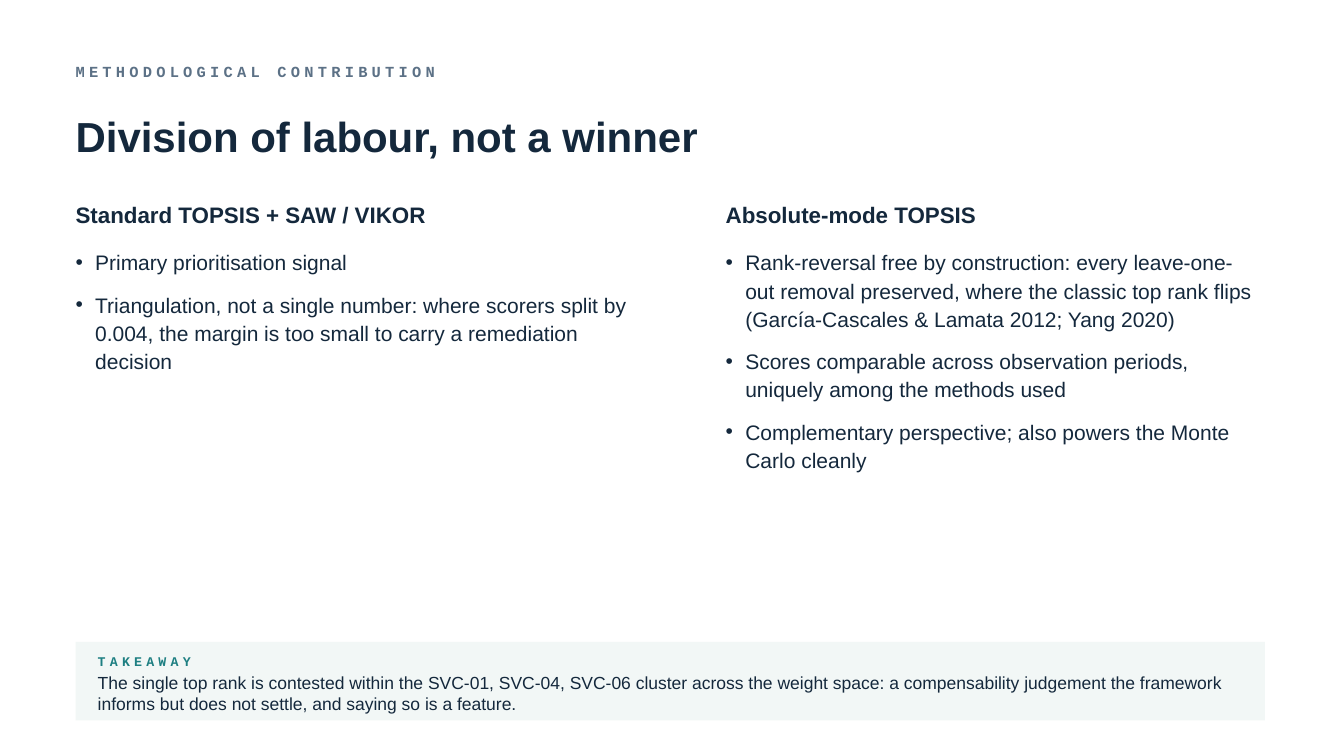
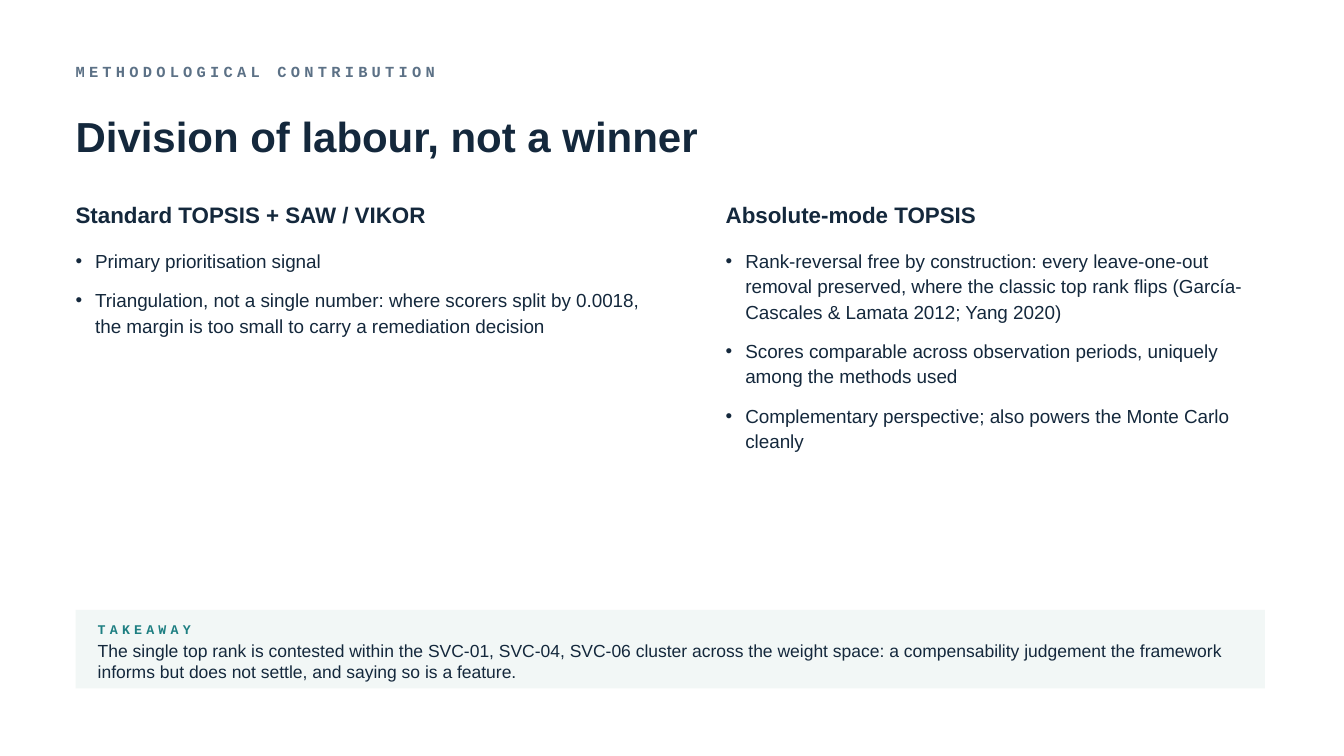
Before and after one commit to TobiZeier/MScProject, a slide deck: slide 12 of presentation/defense.pptx. Drawn at 1344x756 pixels with LibreOffice and Linux fonts; fonts in the diff are those of the drawing. Boxes give left, top, right and bottom in pixels: in the first picture for what was removed or moved away, otherwise in the second. Text is boxed around its words. In the diff, an @@ line names an element or a change of style, - is before the commit and + after.

```diff
--- a/presentation/defense.pptx
+++ b/presentation/defense.pptx
@@ text at (95, 254, 321, 272): size 15 to 13.5 pt in "Primary prioritisation signal" @@
@@ text "Rank-reversal free by construction: every ..." at (745, 254, 1242, 452): size 15 to 13.5 pt @@
@@ text at (95, 293, 639, 337): text changed; size 15 to 13.5 pt @@
-• Triangulation, not a single number: where scorers split by 0.004, the margin is too small to carry a remediation decision
+• Triangulation, not a single number: where scorers split by 0.0018, the margin is too small to carry a remediation decision
@@ rectangle: place and size @@
-rectangle at (76, 642, 1265, 721)
+rectangle at (76, 610, 1265, 689)
@@ text "TAKEAWAY": place and size @@
-text "TAKEAWAY" at (98, 657, 191, 666)
+text "TAKEAWAY" at (98, 625, 191, 634)
@@ text "The single top rank is ...": place and size @@
-text "The single top rank is ..." at (98, 676, 1222, 714)
+text "The single top rank is ..." at (98, 644, 1222, 682)
```
Also in this commit, not shown: 14 other slides changed, 14 other files.
